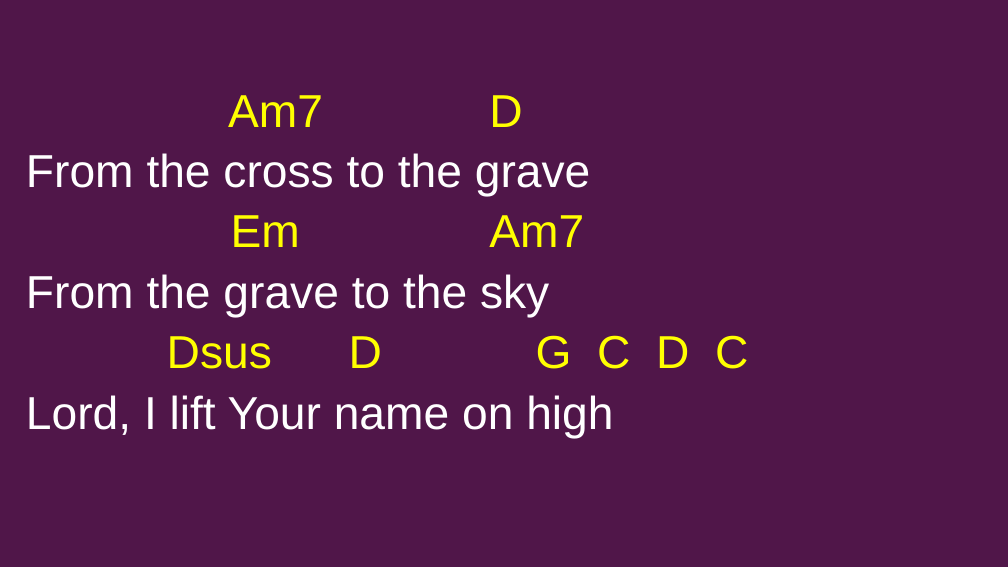
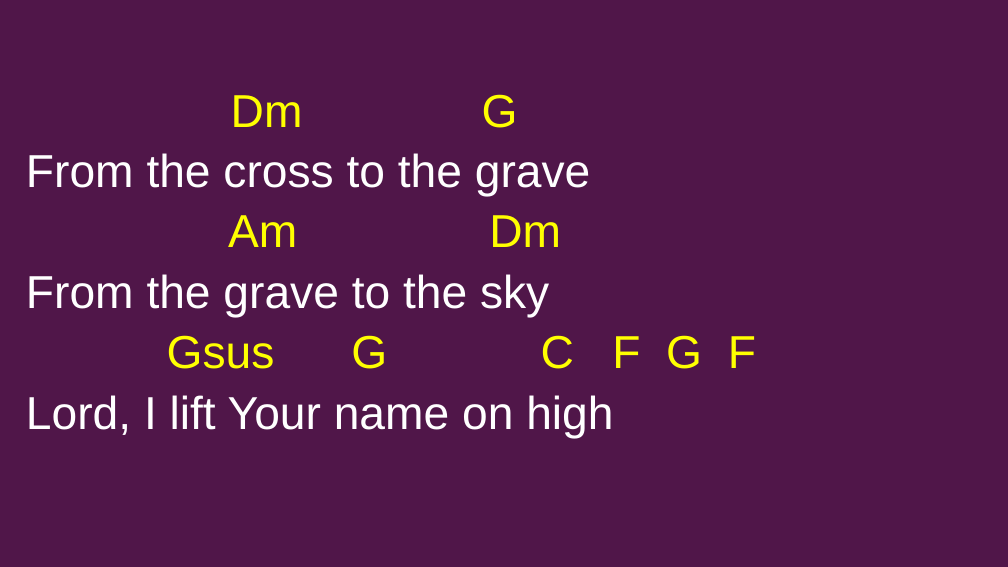
Before and after one commit to kendall412/worship, a slide deck: slide 7 of set/2026-11-15 ECBC-CH.pptx. Drawn at 1008x567 pixels with LibreOffice and Linux fonts; fonts in the diff are those of the drawing. Boxes give left, top, right and bottom in pixels: in the first picture for what was removed or moved away, otherwise in the second. Text is boxed around its words. In the diff, an @@ line names an element or a change of style, - is before the commit and + after.

```diff
--- a/set/2026-11-15 ECBC-CH.pptx
+++ b/set/2026-11-15 ECBC-CH.pptx
@@ subtitle at (231, 94, 518, 128): text changed @@
-Am7 D
+Dm G
@@ subtitle at (228, 215, 561, 247): text changed @@
-Em Am7
+Am Dm
@@ subtitle at (167, 335, 756, 369): text changed @@
-Dsus D G C D C
+Gsus G C F G F
```
Also in this commit, not shown: 7 other slides changed, 2 slides removed, 4 other files.
